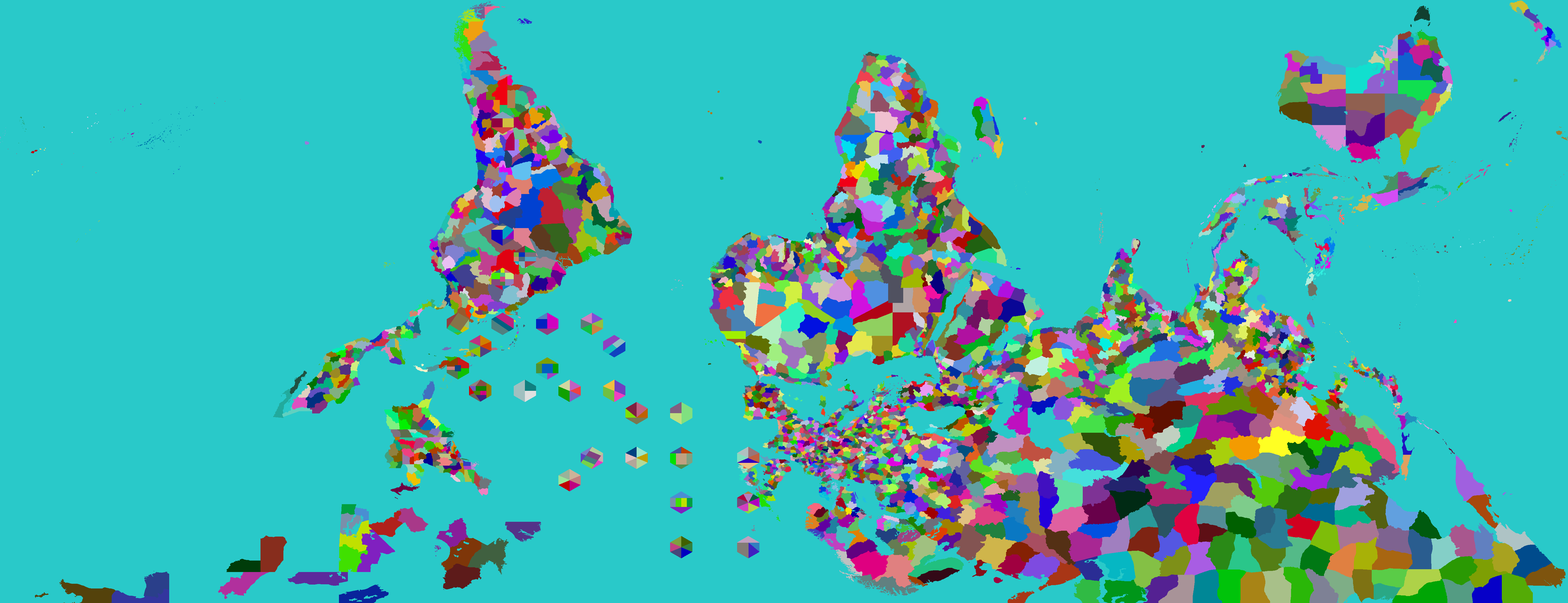
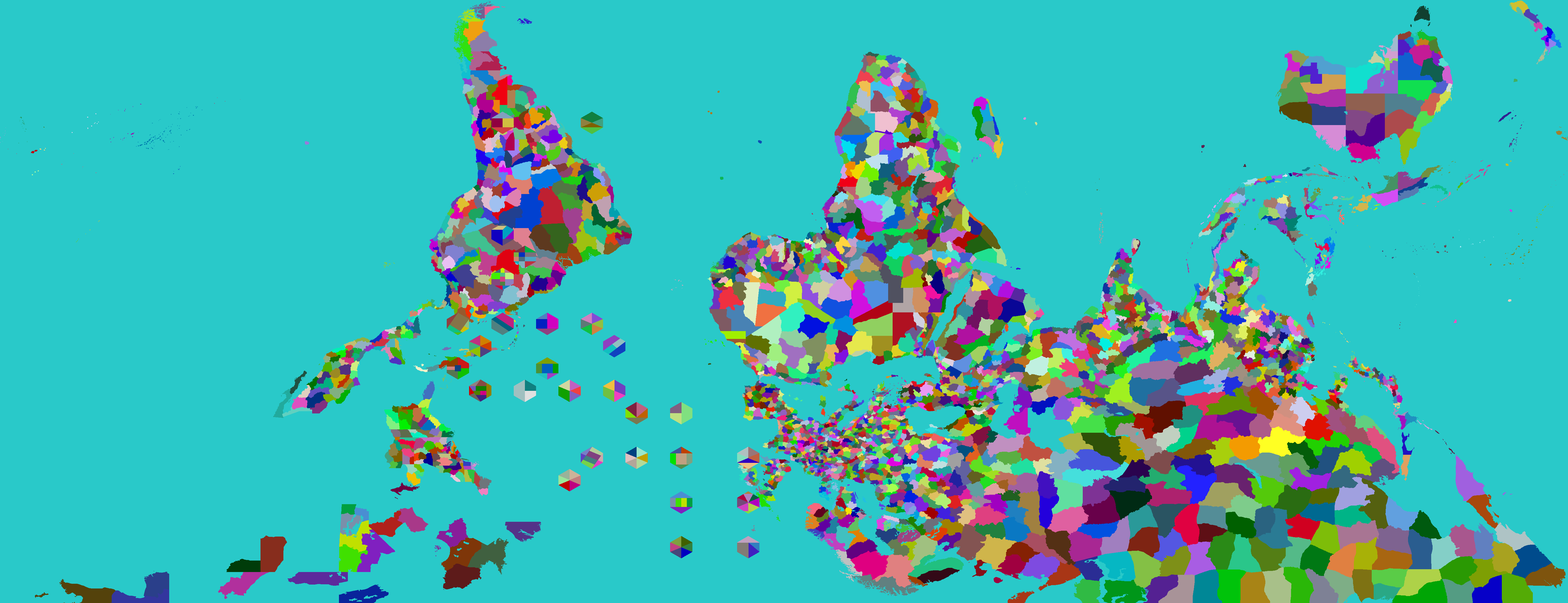
Before/after of a w=1568, h=603 layered artwork. What changed in the layer stack:
painted on "Provinces" over [580, 111, 604, 135]
